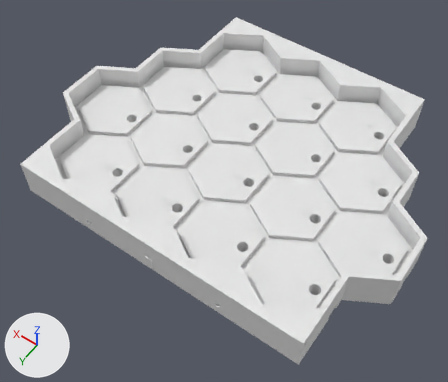
An edit to the Blender file jaiba-drum-hexa-tray-walls-2.blend, drawn before and after from the same camera.
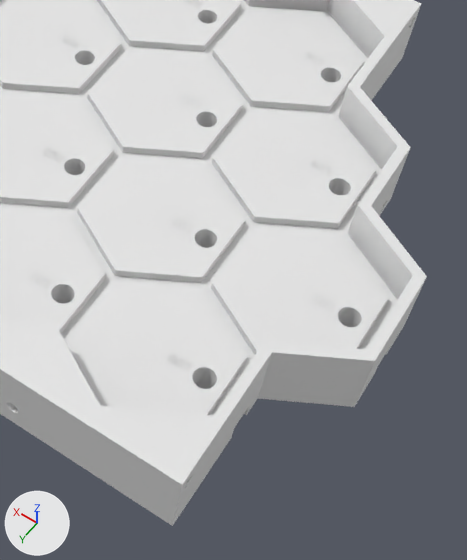
The first picture shows the older version from a 50 mm camera at (-254.0, 399.0, 555.0) aimed at (0.0, 43.0, -4.0). The close-ups show the older and then the newer version on the part from 47% to 100% of the width and 26% to 100% of the height of that picture. Only the edits that show in the close-ups are written down. Every picture has the same lights, and +X, +Y and +Z are marked at lower left.

Names of what the first close-up shows: 'SensorBase_BL', 'SensorBase_BR', 'SensorBase_TL', 'SensorBase_TR' and 9 more.
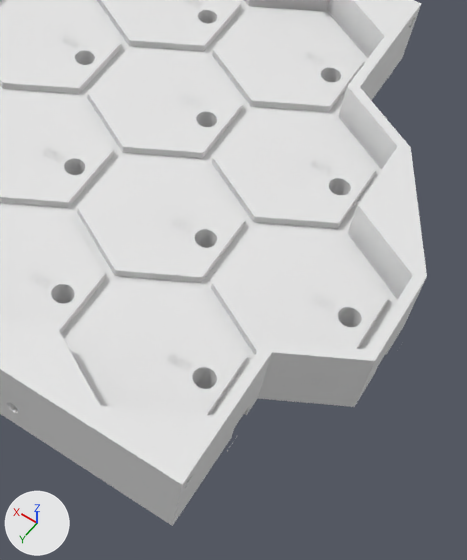
Edits to the bpy script that builds the scene:
```text
Change me_sensorbase_bl_mesh_126:
    used by ob_sensorbase_bl; location = (0.0, 3.0, 0.0)
    remove me_sensorbase_bl_mesh_126.from_pydata(...)  # 536 vertices, 314 faces; spans x -177.0..6.0, y -176.0..9.0, z 0.0..46.0
    add me_sensorbase_bl_mesh_126.from_pydata(...)  # 554 vertices, 329 faces; spans x -219.0..6.0, y -176.0..9.0, z 0.0..46.0
    me_sensorbase_bl_mesh_126 part 1
    7 vertices are removed from x -177.0, y -59.0..-32.0, z 2.0..10.0
    18 faces are deleted
    28 vertices in x -177.0, y -60.0..-53.0, z 4.0..10.0 move by (-2.0, 0.0, 0.0)
    2 vertices move from x -177.0, y -36.0..-32.0, z 10.0 to x -198.0..-193.0, y -40.0..-32.0, z 10.0
    25 vertices are added at x -219.0..-179.0, y -62.0..4.0, z 0.0..46.0
    33 new faces join them
```

What differs and where, as boxes [x1, y1, x2, y2] in the close-ups (467 x 560 px):
'SensorBase_BL', reshaped: before [82, 0, 421, 234]; after [82, 0, 427, 276]
part 1 of me_sensorbase_bl_mesh_126, built on: before [371, 149, 410, 216]; after [371, 148, 427, 276]
